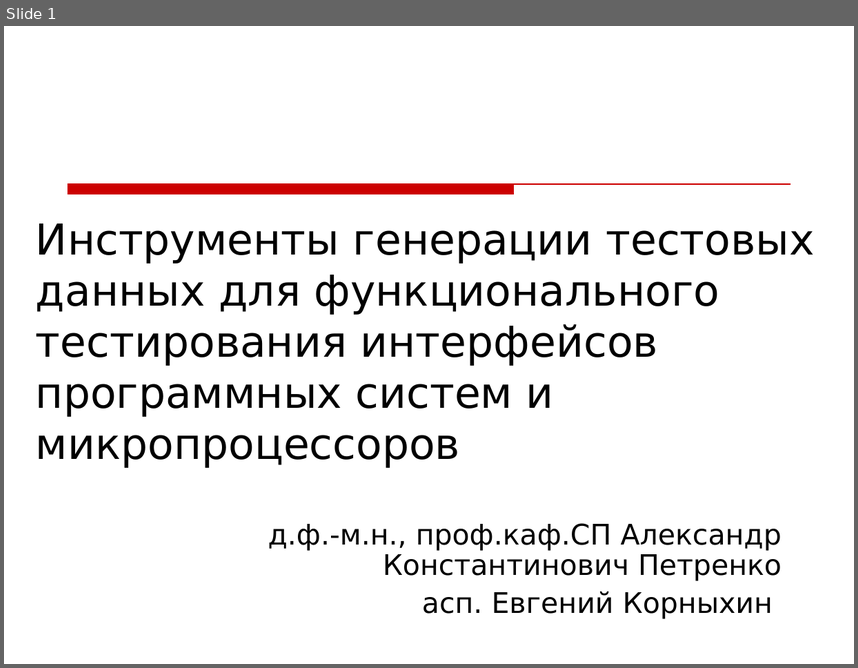
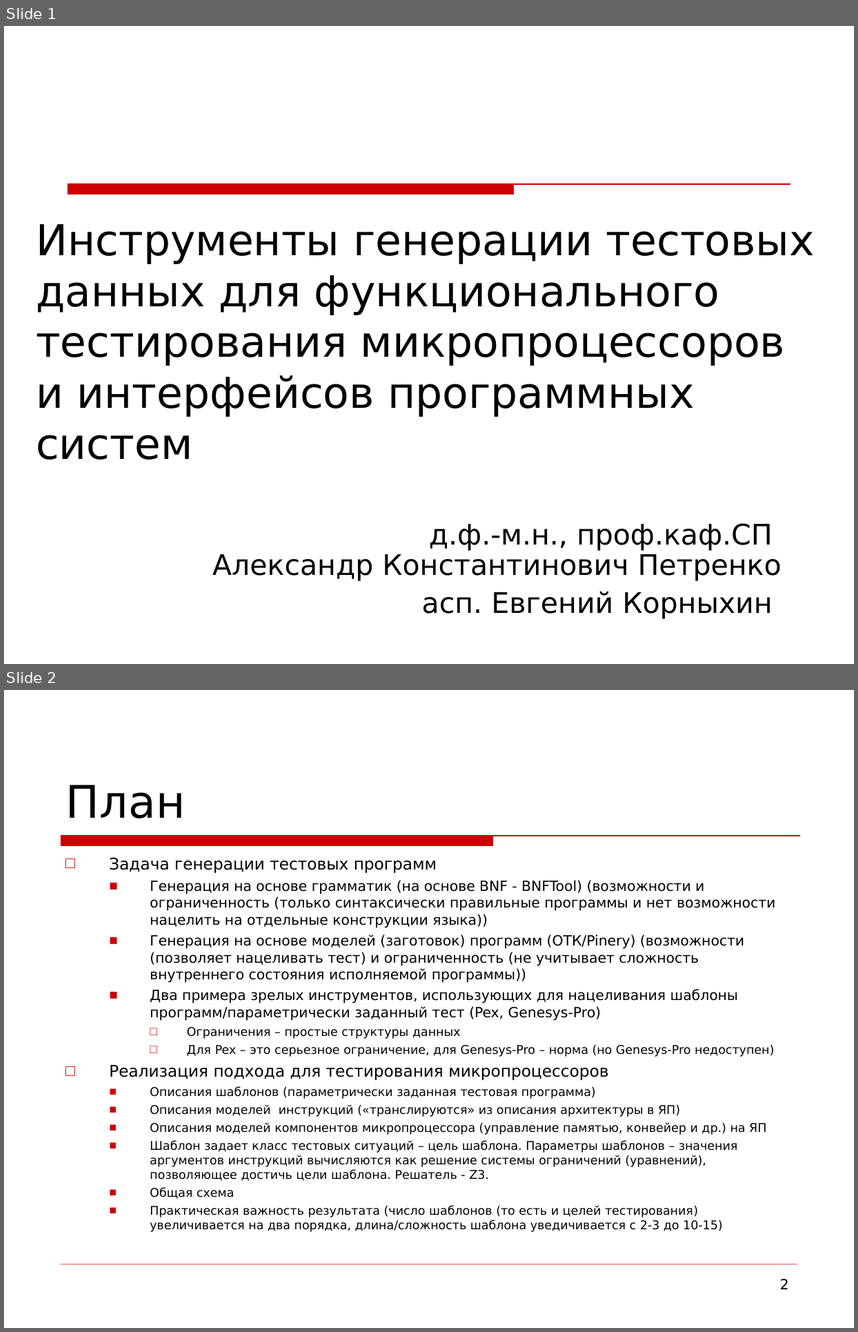
Before and after one commit to kornevgen/tesla-project, a slide deck: papers/unpublished/Tihonov09/tikh-slides.ppt. Shown one above the other, each under a label of ours: slide 1 before the commit, slides 1 and 2 after it. The pictures are 858x668 and 858x1332 pixels, drawn with LibreOffice and Linux fonts; fonts in the diff are those of the drawing; background and template pictures are left out. Boxes give left, top, right and bottom in pixels: in the first picture for what was removed or moved away, otherwise in the second. Text is boxed around its words. In the diff, an @@ line names an element or a change of style, - is before the commit and + after.

```diff
--- a/papers/unpublished/Tihonov09/tikh-slides.ppt
+++ b/papers/unpublished/Tihonov09/tikh-slides.ppt
@@ slide 2 added at (4, 690, 854, 1328), background picture (left out) @@
@@ title added at (66, 785, 185, 818), 38 pt, text #000000 @@
+План
@@ freeform shape added at (61, 836, 800, 845), fill #CC0000, outline #CC0000 0.74 pt @@
@@ text added at (109, 857, 775, 1232), 10.2 pt, text #000000 @@
+□ Задача генерации тестовых программ
+  ■ Генерация на основе грамматик (на основе BNF - BNFTool) (возможности и ограниченность (только синтаксически правильные программы и нет возможности нацелить на отдельные конструкции языка))
+  ■ Генерация на основе моделей (заготовок) программ (OТК/Pinery) (возможности (позволяет нацеливать тест) и ограниченность (не учитывает сложность внутреннего состояния исполняемой программы))
+  ■ Два примера зрелых инструментов, использующих для нацеливания шаблоны программ/параметрически заданный тест (Pex, Genesys-Pro)
+    □ Ограничения – простые структуры данных
+    □ Для Pex – это серьезное ограничение, для Genesys-Pro – норма (но Genesys-Pro недоступен)
+□ Реализация подхода для тестирования микропроцессоров
+  ■ Описания шаблонов (параметрически заданная тестовая программа)
+  ■ Описания моделей инструкций («транслируются» из описания архитектуры в ЯП)
+  ■ Описания моделей компонентов микропроцессора (управление памятью, конвейер и др.) на ЯП
+  ■ Шаблон задает класс тестовых ситуаций – цель шаблона. Параметры шаблонов – значения аргументов инструкций вычисляются как решение системы ограничений (уравнений), позволяющее достичь цели шаблона. Решатель - Z3.
+  ■ Общая схема
+  ■ Практическая важность результата (число шаблонов (то есть и целей тестирования) увеличивается на два порядка, длина/сложность шаблона уведичивается с 2-3 до 10-15)
@@ line added from (61, 1264) to (797, 1264), #CC0000 0.26 pt @@
@@ page number added at (780, 1278, 789, 1289), 12 pt, text #000000 @@
+2
@@ slide 1 changed as well @@
@@ title at (36, 224, 815, 459): text changed @@
-Инструменты генерации тестовых данных для функционального тестирования интерфейсов программных систем и микропроцессоров
+Инструменты генерации тестовых данных для функционального тестирования микропроцессоров и интерфейсов программных систем
@@ subtitle "д.ф.-м.н., проф.каф.СП Александр Константинович Петренко" rewrapped from (268, 523, 782, 619) to (212, 523, 782, 619) @@
```
Also in this commit, not shown: 2 other slides changed, 5 other slides added.
